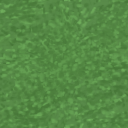
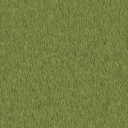
Layers edited between the first and the second 128x128 image:
renamed "Layer" to "grass.png", painted on it over (x1=0, y1=0, x2=128, y2=128)
removed layer "Visible" over (x1=0, y1=0, x2=128, y2=128)
